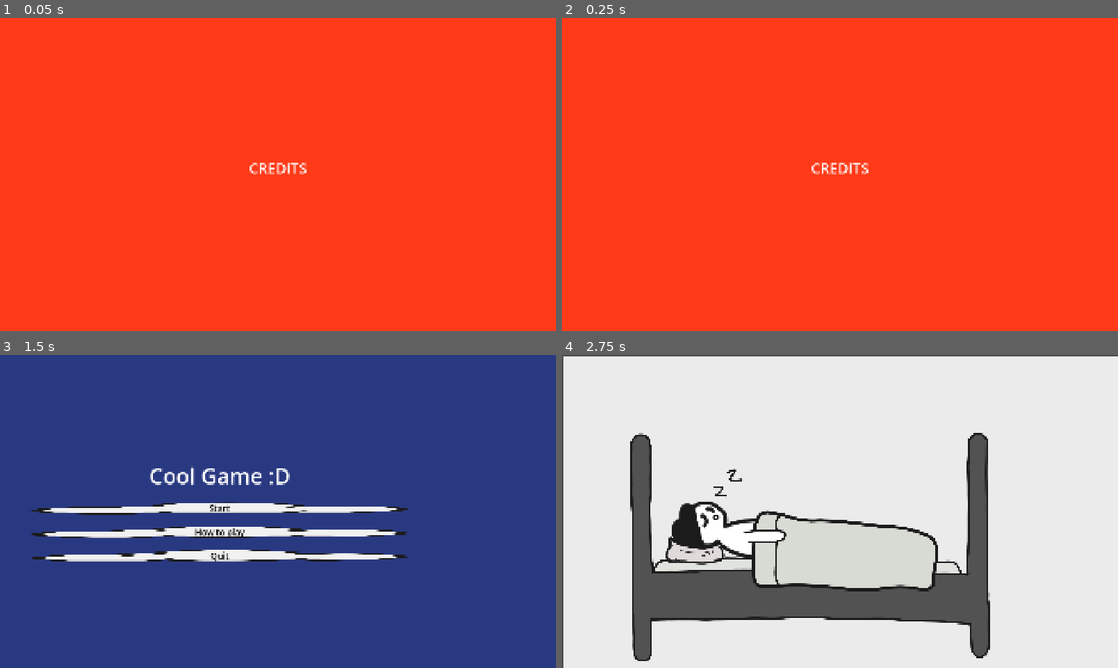
Above: before the commit, frames 1-4 (two rows, left to right).
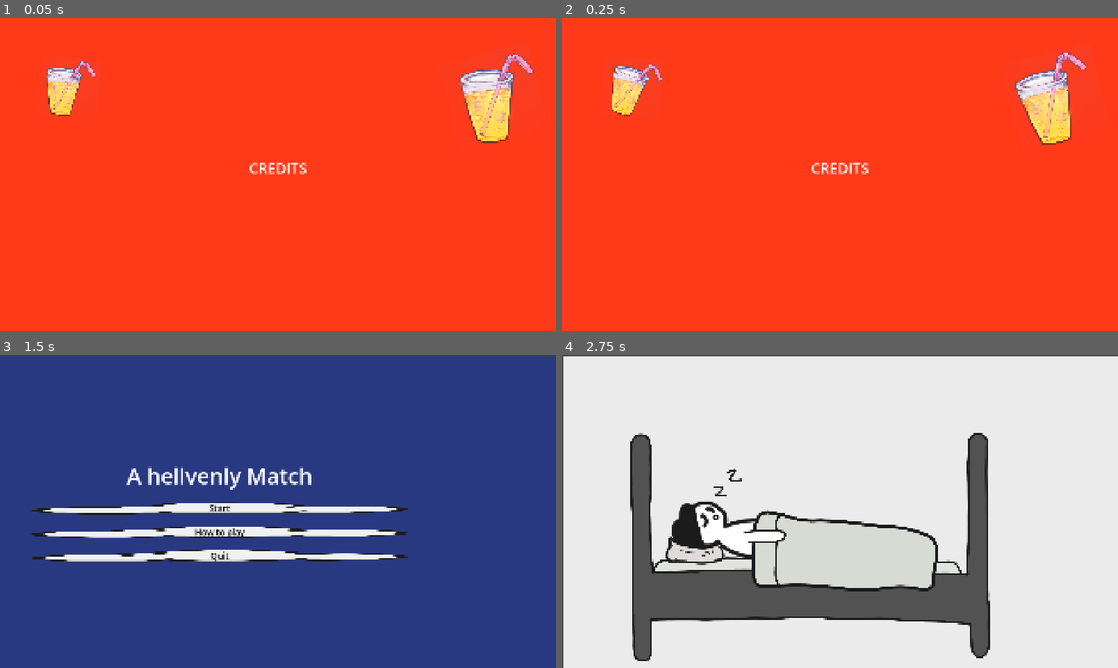
Above: after the commit, the same moments.

Repository: myryk31415/bimm-game-jam
Game: Godot game, scene res://scenes/credits.tscn
Two runs of this game, one before a commit and one after it. Both use one fixed random seed, a clock stepped at 60 frames per second and the inputs below. This scene is started directly instead of the project's main scene. The engine's default icon, where the game draws it, is replaced by a stand-in: a white triangle on a blue panel in a dark square. Sound files missing from this copy of the repository are replaced by a short silence.
Inputs (mouse positions are in pixels of both pictures, inside the frame that each line leads up to):
- Up to frame 1 (0.05 s): no input
- Up to frame 2 (0.25 s): no input
- Up to frame 3 (1.5 s): tap Enter (ui_accept) at 0.5 s; move the mouse to (400, 495) at 0.52 s; hold Right (right) 0.53-1.25 s; tap C (flip) at 0.6 s; click (400, 495) at 0.67 s; tap Space (jump) at 0.77 s; click "Main Menu" at 1.25 s
- Up to frame 4 (2.75 s): click "Start" at 2 s

The runs differ from the first frame. In frame 1, 2.8% of the frame differs, in the area x 8-97%, y 11-40%; in frame 2, 2.8%; in frame 3, 1.1%; in frame 4, nothing differs.

Commit message:
lemonaids in credits
Signed-off-by: Paul Adam <adamp@posteo.de>

Diff:
--- a/scenes/credits.tscn
+++ b/scenes/credits.tscn
@@ -2,6 +2,10 @@
 
 [ext_resource type="Script" uid="uid://bbss1t32y5bsc" path="res://scripts/credits.gd" id="1_c1t8d"]
 [ext_resource type="AudioStream" uid="uid://b6ejyvcne7tcv" path="res://Sounds/Lemonade_Song.wav" id="1_nm7lk"]
+[ext_resource type="Texture2D" uid="uid://bdldhfjr1h0ig" path="res://assets/Lemonade/Lemonade1.png" id="3_mah5v"]
+[ext_resource type="Texture2D" uid="uid://pwcbk2o2d3ni" path="res://assets/Lemonade/Lemonade2.png" id="4_kyhnv"]
+[ext_resource type="Texture2D" uid="uid://dv2pjwaqqjdee" path="res://assets/Lemonade/Lemonade3.png" id="5_ooihk"]
+[ext_resource type="Texture2D" uid="uid://cj4v1yrs5rtsk" path="res://assets/Lemonade/Lemonade4.png" id="6_ih6pn"]
 
 [sub_resource type="Animation" id="Animation_c1t8d"]
 length = 0.001
@@ -19,7 +23,7 @@
 "times": PackedFloat32Array(0.53333336, 91),
 "transitions": PackedFloat32Array(1, 1),
 "update": 0,
-"values": [Vector2(0, 0), Vector2(0, -2550)]
+"values": [Vector2(0, 0), Vector2(0, -3050)]
 }
 
 [sub_resource type="AnimationLibrary" id="AnimationLibrary_pjc1l"]
@@ -27,6 +31,26 @@
 &"RESET": SubResource("Animation_c1t8d"),
 &"credits": SubResource("Animation_g4wvt")
 }
+
+[sub_resource type="SpriteFrames" id="SpriteFrames_7lgdl"]
+animations = [{
+"frames": [{
+"duration": 1.0,
+"texture": ExtResource("3_mah5v")
+}, {
+"duration": 1.0,
+"texture": ExtResource("4_kyhnv")
+}, {
+"duration": 1.0,
+"texture": ExtResource("5_ooihk")
+}, {
+"duration": 1.0,
+"texture": ExtResource("6_ih6pn")
+}],
+"loop": true,
+"name": &"default",
+"speed": 5.0
+}]
 
 [node name="Credits" type="Node2D" unique_id=607113818]
 script = ExtResource("1_c1t8d")
@@ -37,9 +61,9 @@
 color = Color(1, 0.22754908, 0.095734954, 1)
 
 [node name="RichTextLabel" type="RichTextLabel" parent="." unique_id=278482648]
-offset_top = -2550.0
+offset_top = -3050.0
 offset_right = 1920.0
-offset_bottom = 555.0
+offset_bottom = 538.0
 theme_override_font_sizes/normal_font_size = 50
 text = "
 
@@ -74,10 +98,17 @@
 Sound Guy		Marcus from Germany
 Sound maker			Alistair from ???
 Unicorn sounds						All of us
-\"SHUT UP PAUL\"			 Alwa from Sweden
+\"SHUT THE FUCK UP PAUL\"		Alwa from Sweden
 
 Second Game				Flo from Germany
 
+
+
+Alternate Game Names
+
+The Drag Show - A match made in Heaven
+Drag Placing
+The Lemon Game
 
 
 
@@ -98,4 +129,20 @@
 libraries/ = SubResource("AnimationLibrary_pjc1l")
 autoplay = &"credits"
 
+[node name="AnimatedSprite2D" type="AnimatedSprite2D" parent="." unique_id=1209947573]
+position = Vector2(1706, 275)
+rotation = -0.24783675
+scale = Vector2(0.655, 0.655)
+sprite_frames = SubResource("SpriteFrames_7lgdl")
+autoplay = "default"
+frame_progress = 0.7956094
+
+[node name="AnimatedSprite2D2" type="AnimatedSprite2D" parent="." unique_id=156653636]
+position = Vector2(240.00024, 238.99994)
+rotation = 0.108210415
+scale = Vector2(0.429025, 0.429025)
+sprite_frames = SubResource("SpriteFrames_7lgdl")
+autoplay = "default"
+frame_progress = 0.41271475
+
 [connection signal="finished" from="AudioStreamPlayer" to="." method="_on_audio_stream_player_finished"]
--- a/scenes/main_menu.tscn
+++ b/scenes/main_menu.tscn
@@ -44,7 +44,7 @@
 layout_mode = 2
 size_flags_horizontal = 3
 theme_override_font_sizes/font_size = 75
-text = "Cool Game :D"
+text = "A hellvenly Match"
 horizontal_alignment = 1
 
 [node name="Start" parent="ColorRect/MarginContainer/HBoxContainer/VBoxContainer" unique_id=1454882384 instance=ExtResource("2_ekxnf")]
